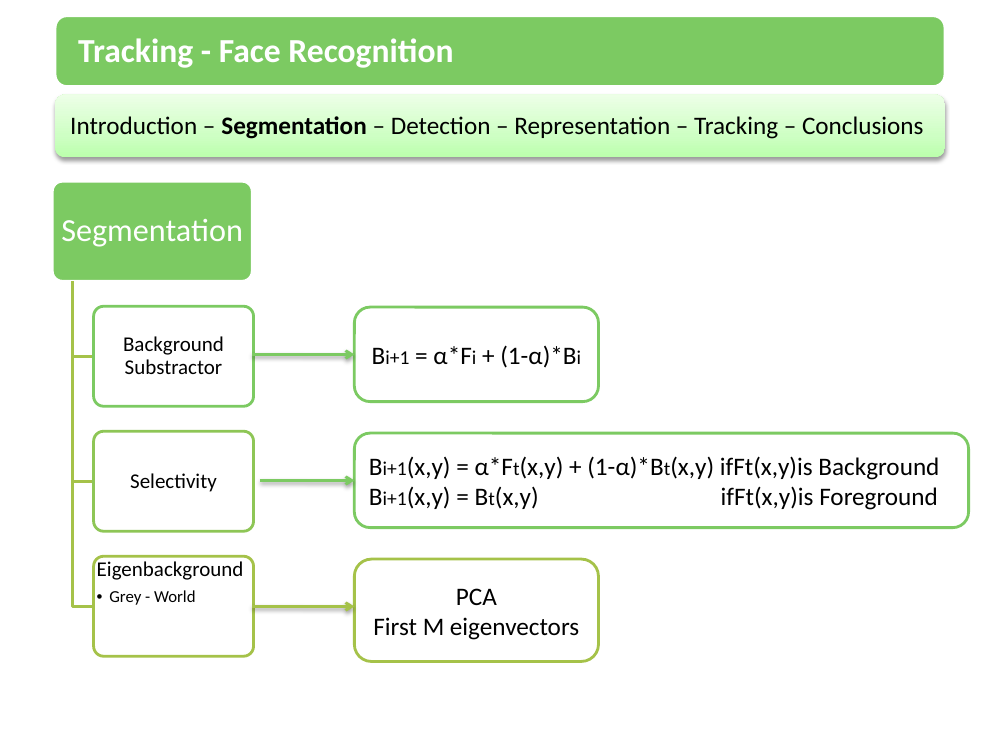
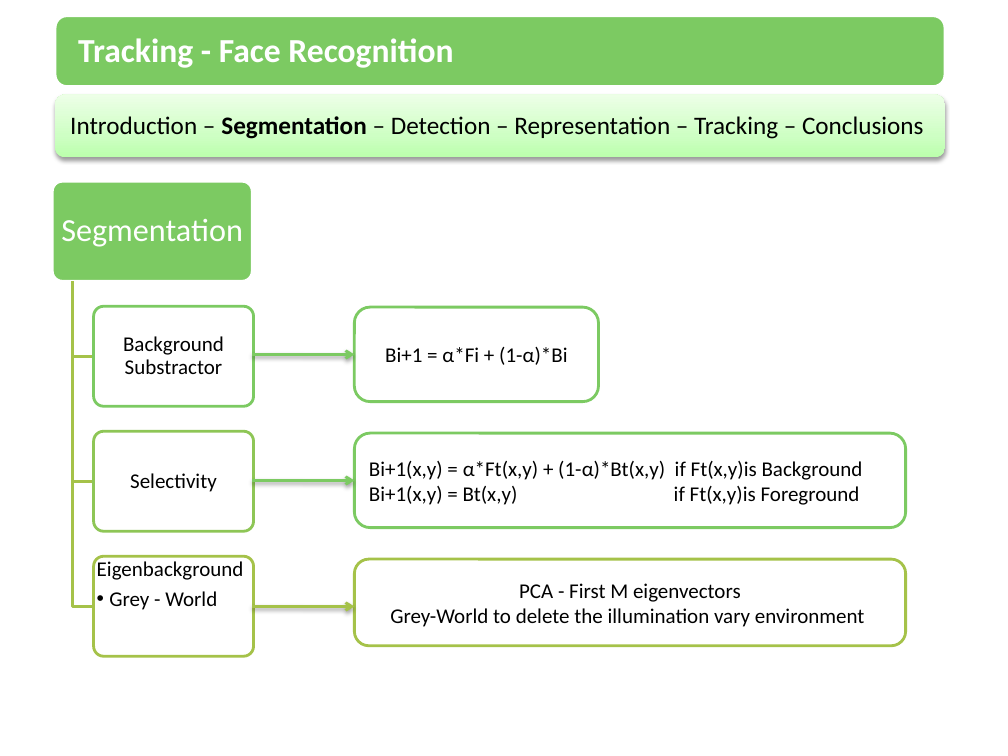
Before and after one commit to amounir86/mcvai-tracking, a slide deck: slide 4 of trunk/Presentation/Tracking.pptx. Drawn at 1008x756 pixels with LibreOffice and Linux fonts; fonts in the diff are those of the drawing. Boxes give left, top, right and bottom in pixels: in the first picture for what was removed or moved away, otherwise in the second. Text is boxed around its words. In the diff, an @@ line names an element or a change of style, - is before the commit and + after.

```diff
--- a/trunk/Presentation/Tracking.pptx
+++ b/trunk/Presentation/Tracking.pptx
@@ rounded rectangle "Bi+1 = α*Fi + (1-α)*Bi" at (355, 307, 599, 402): size 18 to 15 pt in "Bi+1 = α*Fi + (1-α)*Bi"; size 14 to 15 pt in "Bi+1 α*Fi (1-α)*Bi" @@
@@ rounded rectangle "Bi+1(x,y) = α*Ft(x,y) + (1-α)*Bt(x,y) ...": place and size @@
-rounded rectangle "Bi+1(x,y) = α*Ft(x,y) + (1-α)*Bt(x,y) ..." at (355, 433, 969, 528)
+rounded rectangle "Bi+1(x,y) = α*Ft(x,y) + (1-α)*Bt(x,y) ..." at (355, 433, 906, 528)
@@ text in rounded rectangle at (369, 461, 863, 505): text changed; size 18 to 15 pt @@
-Bi+1(x,y) = α*Ft(x,y) + (1-α)*Bt(x,y) ifFt(x,y)is Background
-Bi+1(x,y) = Bt(x,y) ifFt(x,y)is Foreground
+Bi+1(x,y) = α*Ft(x,y) + (1-α)*Bt(x,y) if Ft(x,y)is Background
+Bi+1(x,y) = Bt(x,y) if Ft(x,y)is Foreground
@@ elbow arrow moved from (260, 481) - (355, 481) to (252, 481) - (355, 481) @@
@@ rounded rectangle "PCA - First M eigenvectors": place and size @@
-rounded rectangle "PCA - First M eigenvectors" at (355, 559, 599, 662)
+rounded rectangle "PCA - First M eigenvectors" at (355, 559, 906, 646)
@@ text at (109, 591, 217, 610): size 12 to 15 pt in "Grey - World" @@
@@ text in rounded rectangle at (390, 583, 865, 627): text changed; size 18 to 15 pt @@
-PCA
-First M eigenvectors
+PCA - First M eigenvectors
+Grey-World to delete the illumination vary environment
```
Also in this commit, not shown: 1 other slide changed.
